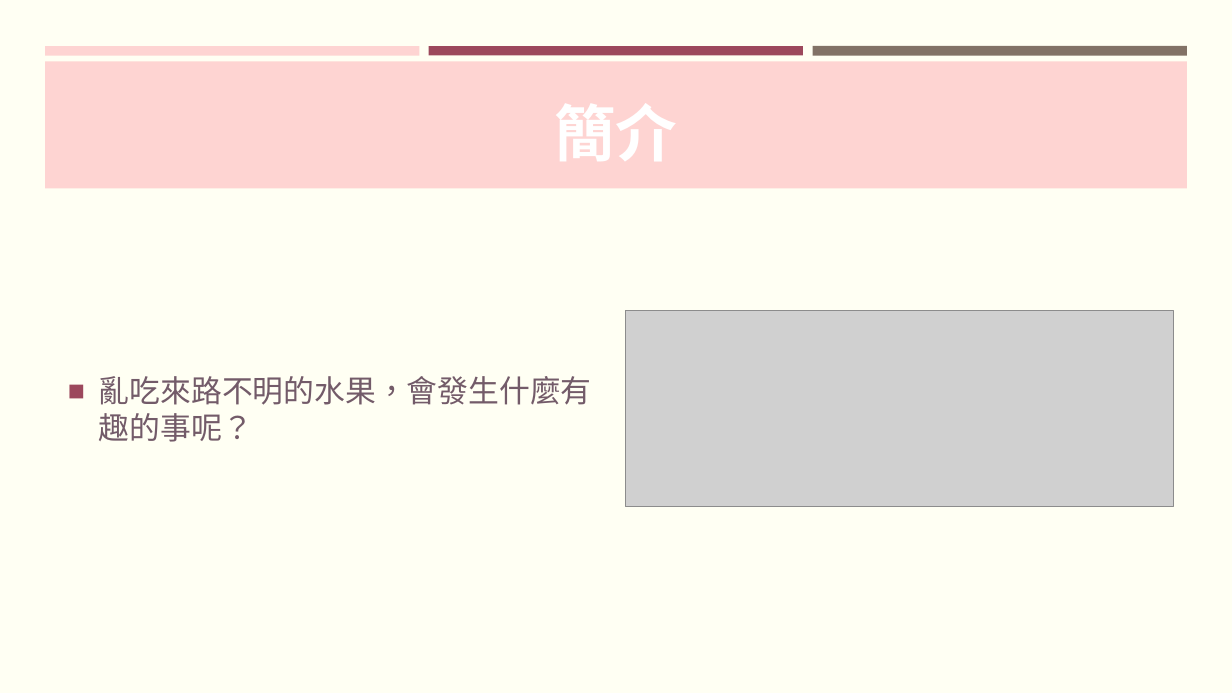
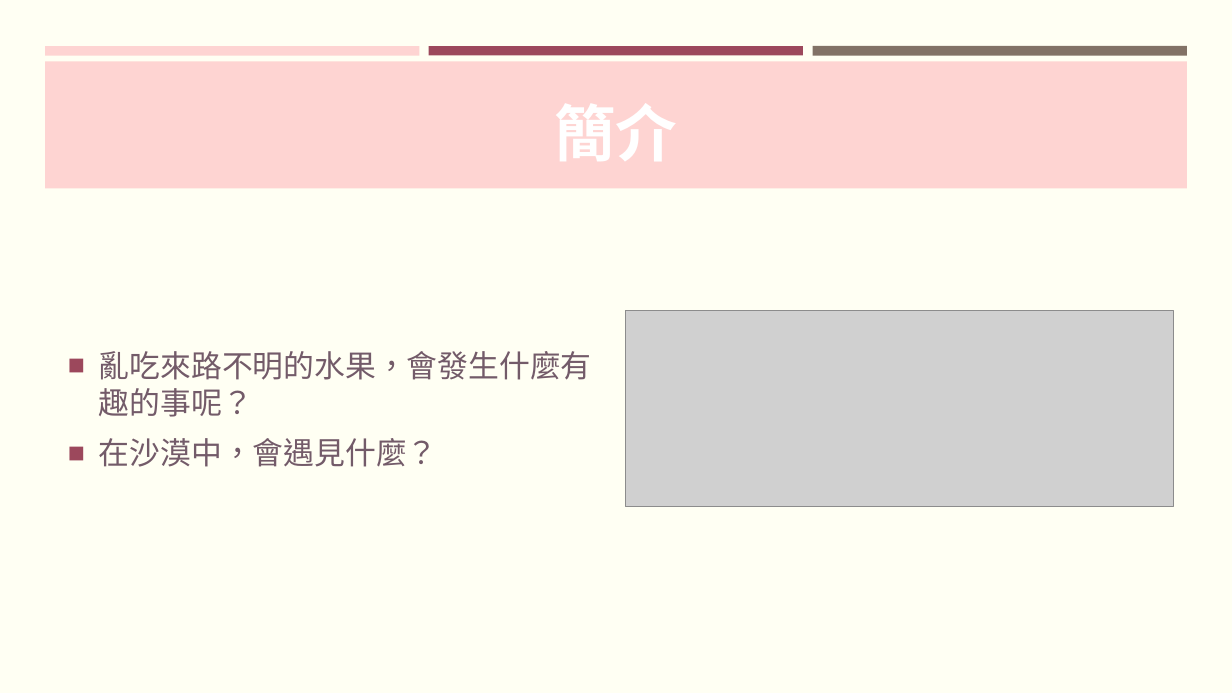
Before and after one commit to FalconLee1011/Java-Final, a slide deck: slide 2 of PPT/JAVA Final project.pptx. Drawn at 1232x693 pixels with LibreOffice and Linux fonts; fonts in the diff are those of the drawing; grey boxes stand for pictures. Boxes give left, top, right and bottom in pixels: in the first picture for what was removed or moved away, otherwise in the second. Text is boxed around its words. In the diff, an @@ line names an element or a change of style, - is before the commit and + after.

```diff
--- a/PPT/JAVA Final project.pptx
+++ b/PPT/JAVA Final project.pptx
@@ text at bbox=[99, 438, 438, 467]: paragraph added @@
+■ 在沙漠中，會遇見什麼？
```
Also in this commit, not shown: 4 other slides changed, 6 slides added, 1 other file.
